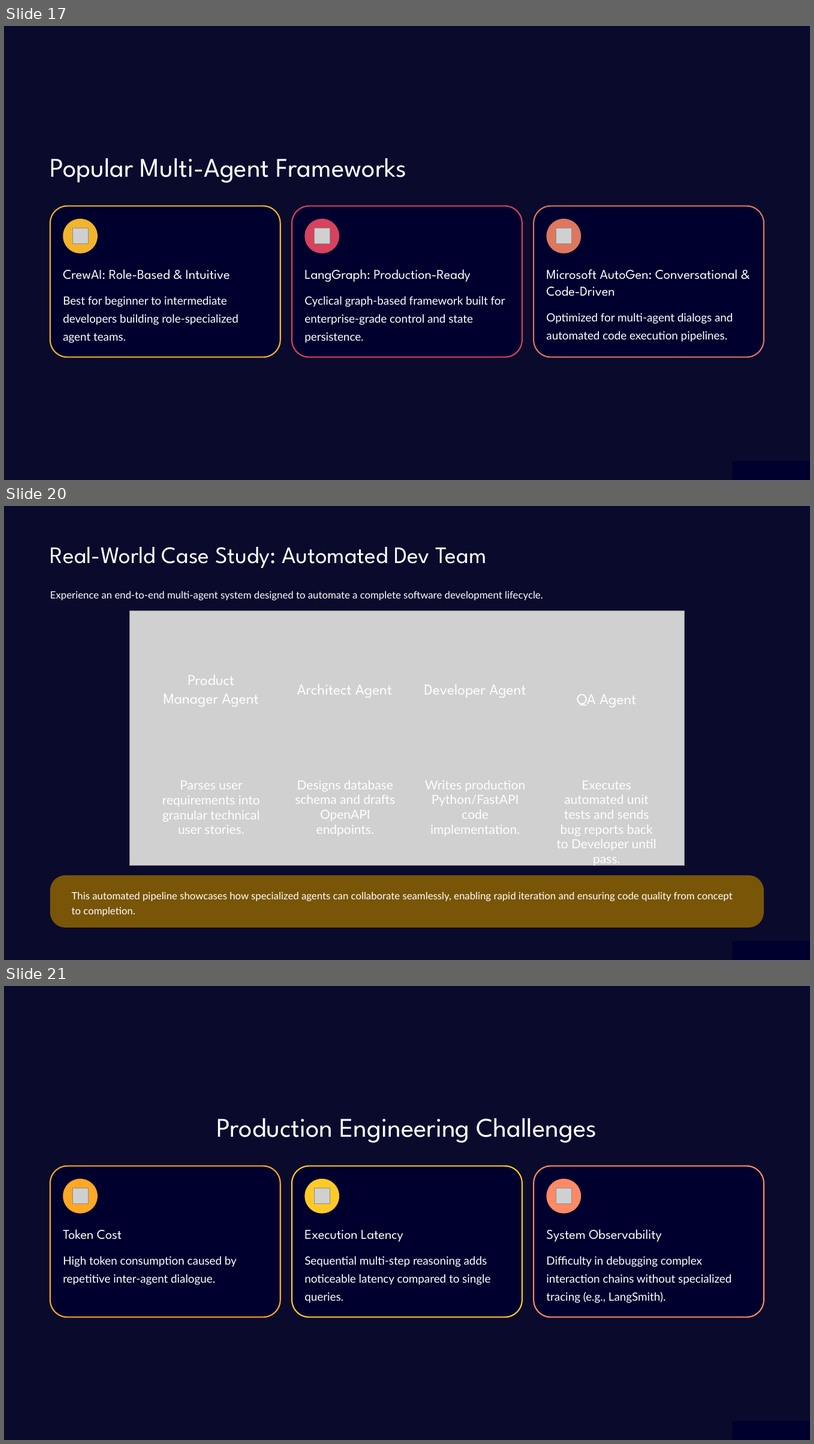
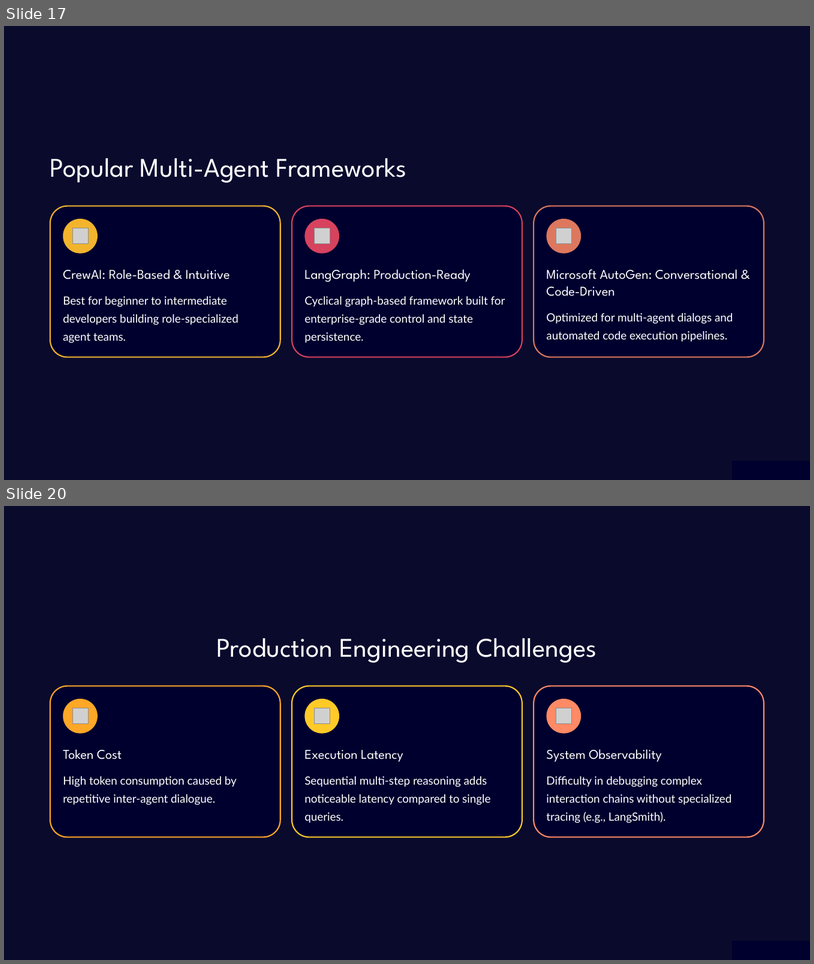
Before and after one commit to NadaNaguib/hr-screening-copilot, a slide deck: teaching/Multi-Agent-Orchestration.pptx. Shown one above the other, each under a label of ours: slides 17, 20 and 21 before the commit, slides 17 and 20 after it; the slides between them are not shown. The pictures are 814x1444 and 814x964 pixels, drawn with LibreOffice and Linux fonts; fonts in the diff are those of the drawing; grey boxes stand for pictures; background and template pictures are left out; a plain dark background stands for a picture behind light text. Boxes give left, top, right and bottom in pixels: in the first picture for what was removed or moved away, otherwise in the second. Text is boxed around its words. In the diff, an @@ line names an element or a change of style, - is before the commit and + after.

Commit message:
docs(all): align repository documentation and teaching pack with CVera architecture
- Update presentation slides in teaching/ to match 4-stage pipeline
- Refine LangGraph typed state snippets and clean up slide copy
- Sync documentation files with repository requirements

Closes #16

```diff
--- a/teaching/Multi-Agent-Orchestration.pptx
+++ b/teaching/Multi-Agent-Orchestration.pptx
@@ slide 20 removed at (x1=4, y1=506, x2=810, y2=960), background picture (left out); not listed: 1 template element that a slide beside it also shows @@
@@ text removed at (x1=50, y1=547, x2=487, y2=568) @@
-Real-World Case Study: Automated Dev Team
@@ text removed at (x1=50, y1=591, x2=543, y2=600) @@
-Experience an end-to-end multi-agent system designed to automate a complete software development lifecycle.
@@ picture removed at (x1=130, y1=611, x2=685, y2=865) @@
@@ text removed at (x1=164, y1=675, x2=258, y2=706) @@
-Product Manager Agent
@@ text removed at (x1=297, y1=684, x2=392, y2=697) @@
-Architect Agent
@@ text removed at (x1=425, y1=684, x2=526, y2=697) @@
-Developer Agent
@@ text removed at (x1=577, y1=694, x2=636, y2=707) @@
-QA Agent
@@ text removed at (x1=162, y1=780, x2=260, y2=834) @@
-Parses user requirements into granular technical user stories.
@@ text removed at (x1=295, y1=780, x2=395, y2=835) @@
-Designs database schema and drafts OpenAPI endpoints.
@@ text removed at (x1=425, y1=780, x2=525, y2=835) @@
-Writes production Python/FastAPI code implementation.
@@ text removed at (x1=557, y1=780, x2=657, y2=866) @@
-Executes automated unit tests and sends bug reports back to Developer until pass.
@@ rounded rectangle removed at (x1=50, y1=875, x2=764, y2=927) @@
@@ text removed at (x1=72, y1=891, x2=733, y2=916) @@
-This automated pipeline showcases how specialized agents can collaborate seamlessly, enabling rapid iteration and ensuring code quality from concept to completion.
@@ rectangle removed at (x1=733, y1=940, x2=810, y2=960) @@
@@ what was slide 21 is now slide 20 @@
```
Also in this commit, not shown: 1 slide changed, 4 slides added, 4 other slides removed, 1 other file.
